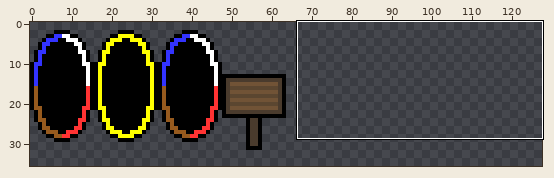
File history of a sprite sheet, Graphics/Entities/no_anim_entities.png. Above, an overview of the earlier version with the close-up marked.
Close-up. Before the commit:
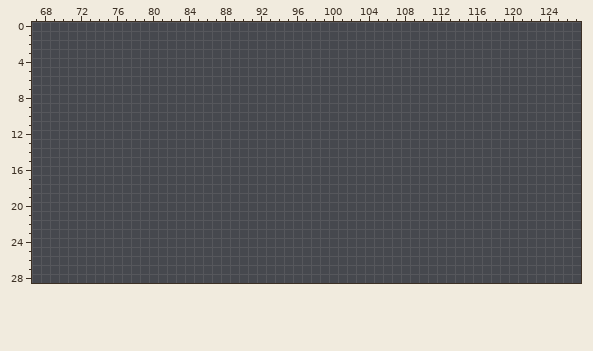
The file is 128x128 pixels. Shown: x 67..127, y 0..28. The wide view leaves out empty margins.
New version:
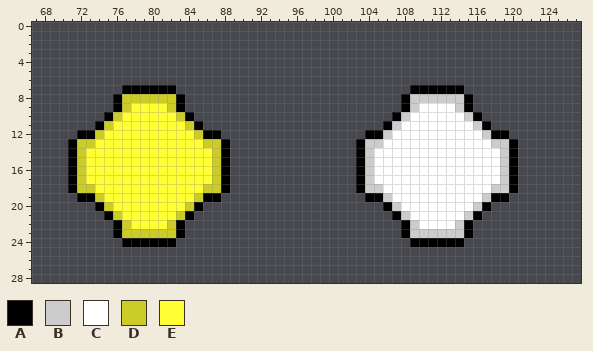
Palette (. is transparent): A #000000  B #cccccc  C #ffffff  D #cccc29  E #ffff33
The exact change:
Changed rows in their new state; - is an unchanged pixel.
first column x 71:
 7 ------AAAAAA--------------------------AAAAAA------
 8 -----ADDDDDDA------------------------ABBBBBBA-----
 9 -----ADEEEEDA------------------------ABCCCCBA-----
10 ----ADEEEEEEDA----------------------ABCCCCCCBA----
11 ---ADEEEEEEEEDA--------------------ABCCCCCCCCBA---
12 -AADEEEEEEEEEEDAA----------------AABCCCCCCCCCCBAA-
13 ADDEEEEEEEEEEEEDDA--------------ABBCCCCCCCCCCCCBBA
14 ADEEEEEEEEEEEEEEDA--------------ABCCCCCCCCCCCCCCBA
15 ADEEEEEEEEEEEEEEDA--------------ABCCCCCCCCCCCCCCBA
16 ADEEEEEEEEEEEEEEDA--------------ABCCCCCCCCCCCCCCBA
17 ADEEEEEEEEEEEEEEDA--------------ABCCCCCCCCCCCCCCBA
18 ADDEEEEEEEEEEEEDDA--------------ABBCCCCCCCCCCCCBBA
19 -AADEEEEEEEEEEDAA----------------AABCCCCCCCCCCBAA-
20 ---ADEEEEEEEEDA--------------------ABCCCCCCCCBA---
21 ----ADEEEEEEDA----------------------ABCCCCCCBA----
22 -----ADEEEEDA------------------------ABCCCCBA-----
23 -----ADDDDDDA------------------------ABBBBBBA-----
24 ------AAAAAA--------------------------AAAAAA------
Where, in picture pixels (left, top, right, bottom), the same in both close-ups:
added: (68, 85, 230, 247)
added: (356, 85, 518, 247)
